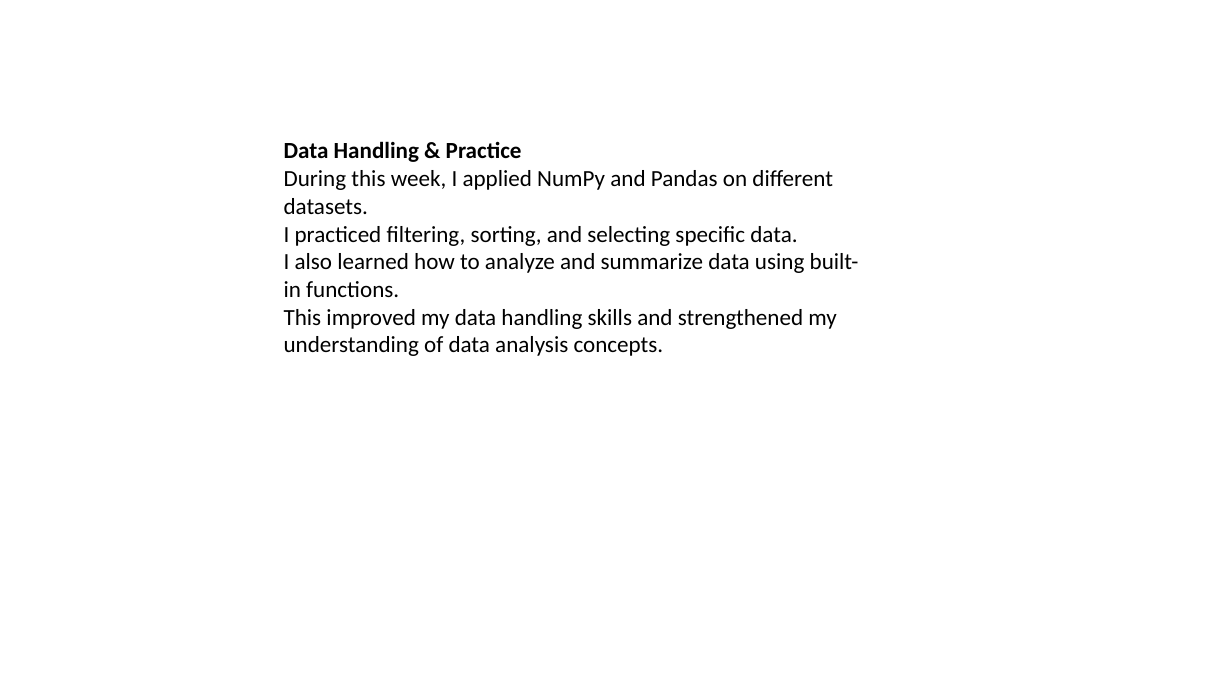
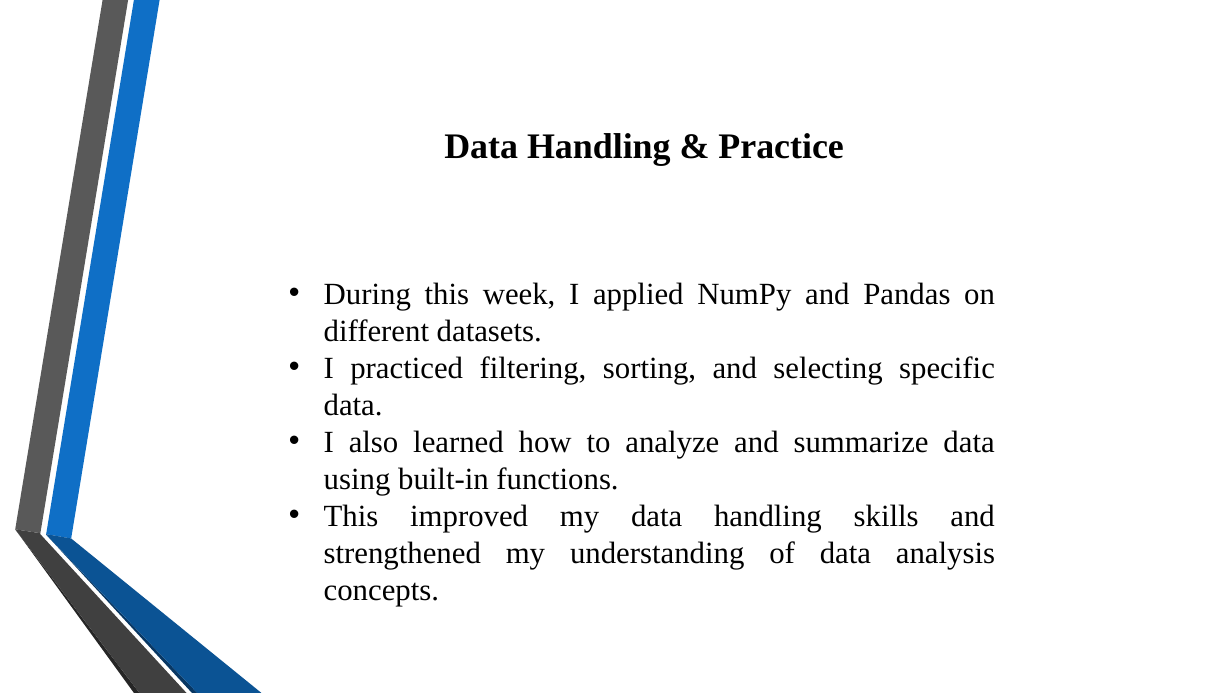
Before and after one commit to VaishnaviJadhav350/intern, a slide deck: slide 12 of Presentation 1 to 8.pptx. Drawn at 1232x693 pixels with LibreOffice and Linux fonts; fonts in the diff are those of the drawing; background and template pictures are left out. Boxes give left, top, right and bottom in pixels: in the first picture for what was removed or moved away, otherwise in the second. Text is boxed around its words. In the diff, an @@ line names an element or a change of style, - is before the commit and + after.

```diff
--- a/Presentation 1 to 8.pptx
+++ b/Presentation 1 to 8.pptx
@@ text at <box>284,141,522,162</box>: paragraph removed @@
-Data Handling & Practice
@@ text added at <box>444,133,843,165</box>, 28 pt, text #000000, bold @@
+Data Handling & Practice
@@ text "During this week, I applied ...": place and size @@
-text "During this week, I applied ..." at <box>284,141,859,356</box>
+text "During this week, I applied ..." at <box>324,282,995,606</box>
@@ text at <box>324,282,995,606</box>: size 18 to 24 pt, font Calibri to Times New Roman in "During this week, I applied NumPy and ...", "This improved my data handling skills and ..."; alignment left to justified; bullet none to • @@
@@ text at <box>324,356,995,495</box>: text changed; size 18 to 24 pt; font Calibri to Times New Roman @@
-I practiced filtering, sorting, and selecting specific data.
-I also learned how to analyze and summarize data using built-in functions.
+• I practiced filtering, sorting, and selecting specific data.
+• I also learned how to analyze and summarize data using built-in functions.
@@ group added at <box>15,0,262,693</box>: 6 freeform shapes @@
```
Also in this commit, not shown: 23 other slides changed, 4 other files.
